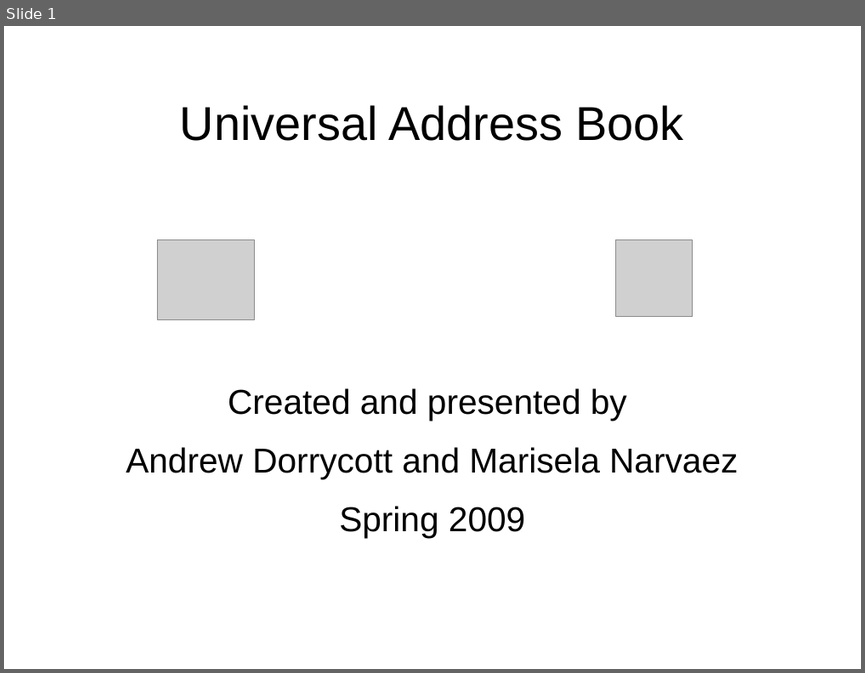
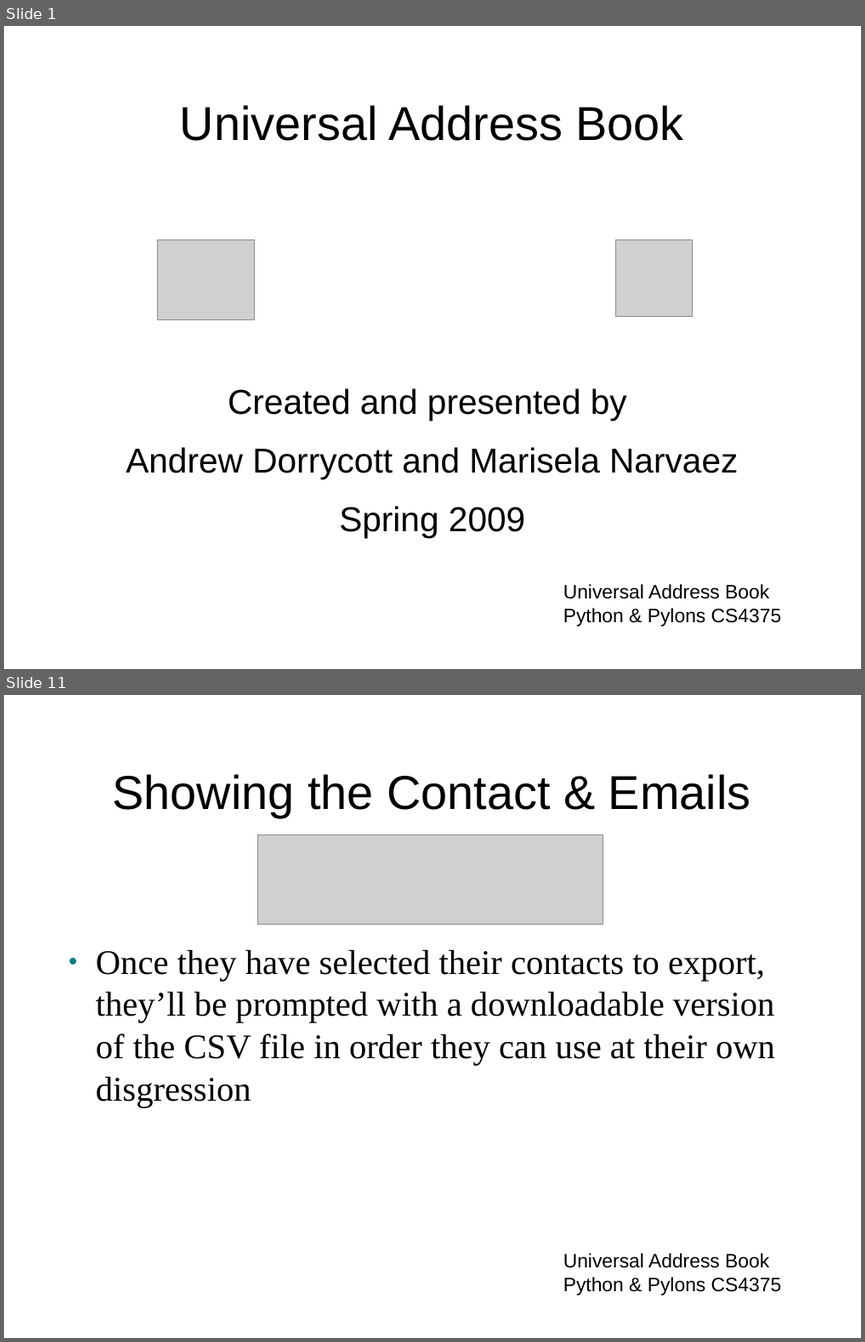
Before and after one commit to tdyhacker/pythonexploration, a slide deck: compeggirl/UnivAddBook Poster Presentation.ppt. Shown one above the other, each under a label of ours: slide 1 before the commit, slides 1 and 11 after it; the slides between them are not shown. The pictures are 865x673 and 865x1342 pixels, drawn with LibreOffice and Linux fonts; fonts in the diff are those of the drawing; grey boxes stand for pictures; background and template pictures are left out. Boxes give left, top, right and bottom in pixels: in the first picture for what was removed or moved away, otherwise in the second. Text is boxed around its words. In the diff, an @@ line names an element or a change of style, - is before the commit and + after.

```diff
--- a/compeggirl/UnivAddBook Poster Presentation.ppt
+++ b/compeggirl/UnivAddBook Poster Presentation.ppt
@@ slide 11 added at (4,695,861,1338), background picture (left out) @@
@@ title added at (113,774,751,817), 44 pt, text #000000 @@
+Showing the Contact & Emails
@@ picture added at (257,835,603,925) @@
@@ text added at (96,949,775,1107), 32 pt, text #000000 @@
+● Once they have selected their contacts to export, they’ll be prompted with a downloadable version of the CSV file in order they can use at their own disgression
@@ text added at (563,1253,782,1295), 18 pt, text #000000 @@
+Universal Address Book
+Python & Pylons CS4375
@@ slide 1 changed as well @@
@@ text added at (563,584,782,626), 18 pt, text #000000 @@
+Universal Address Book
+Python & Pylons CS4375
```
Also in this commit, not shown: 10 other slides added, 5 slides removed, 7 other files.
